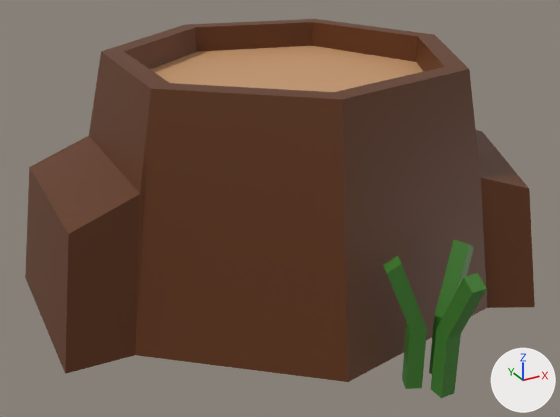
The glTF model public/PodcoavaVerde/TreeStump.glb as it was, and as the next commit left it.
The view is the same before and after, from a camera (50 mm lens) standing at (-0.591, -1.057, 0.644) and looking at (-0.027, -0.031, 0.131). Arrows for +X, +Y and +Z are at lower right; the lights stay in place. Where no turn or scale is listed for an object, it has been applied to the vertices.

The older version as bpy lines, for what is in view:
```python
mat_bark = principled_material('Bark')
mat_bark.base_color = (0.12, 0.0331, 0.00518)  # brown #613310
me_cube_001 = bpy.data.meshes.new('Cube.001')
me_cube_001.from_pydata(...)  # 36 vertices, 60 faces; spans x -8.7..4.3, y -3.3..6.8, z -16.1..1.0
me_cube_001.materials.append(mat_grass)  # dark green #3e7b2a
me_cylinder = bpy.data.meshes.new('Cylinder')
me_cylinder.from_pydata(...)  # 93 vertices, 172 faces; spans x -0.422..0.418, y -0.34..0.41, z -0.346..0.029
me_cylinder.materials.append(mat_bark)  # brown #613310
me_cylinder_001 = bpy.data.meshes.new('Cylinder.001')
me_cylinder_001.from_pydata(...)  # 15 vertices, 11 faces; spans x -0.231..0.252, y -0.243..0.402, z -0.031..-0.015
me_cylinder_001.materials.append(mat_interior)  # orange #ca9a6f
ob_grass = bpy.data.objects.new('Grass', me_cube_001)
ob_grass.location = (0.0, -0.369, 0.0)
ob_grass.scale = (-0.0114, -0.0114, -0.0114)
ob_treestump = bpy.data.objects.new('TreeStump', me_cylinder)
ob_treestump.location = (0.0, 0.0, 0.354)
ob_treestumpcarving = bpy.data.objects.new('TreeStumpCarving', me_cylinder_001)
ob_treestumpcarving.location = (0.0, 0.0, 0.354)
```
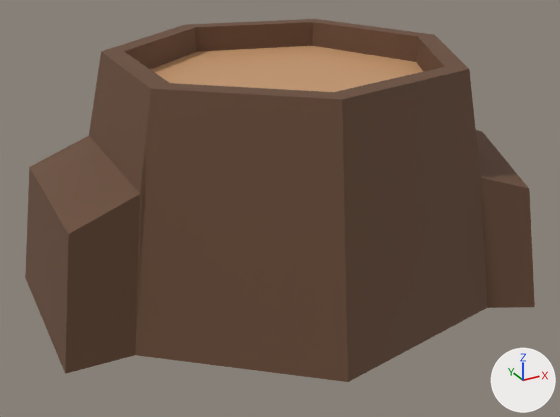
What differs and where, as boxes [x1, y1, x2, y2] in the pictures (560 x 417 px):
'TreeStump', recoloured, surface changed
    both: [29, 20, 535, 382]
'Grass', deleted
    before: [383, 240, 487, 398]

Diff of the bpy script that builds the scene:
```diff
--- a/public/PodcoavaVerde/TreeStump.glb.py
+++ b/public/PodcoavaVerde/TreeStump.glb.py
@@ mat_bark @@
 mat_bark = principled_material('Bark')
-mat_bark.base_color = (0.12, 0.0331, 0.00518)  # brown #613310
+mat_bark.base_color = (0.141, 0.0704, 0.0382)  # brown #694b37
+mat_bark.roughness = 0.8
@@ ob_grass @@
-ob_grass = bpy.data.objects.new('Grass', me_cube_001)
-ob_grass.location = (0.0, -0.369, 0.0)
-ob_grass.scale = (-0.0114, -0.0114, -0.0114)
```
